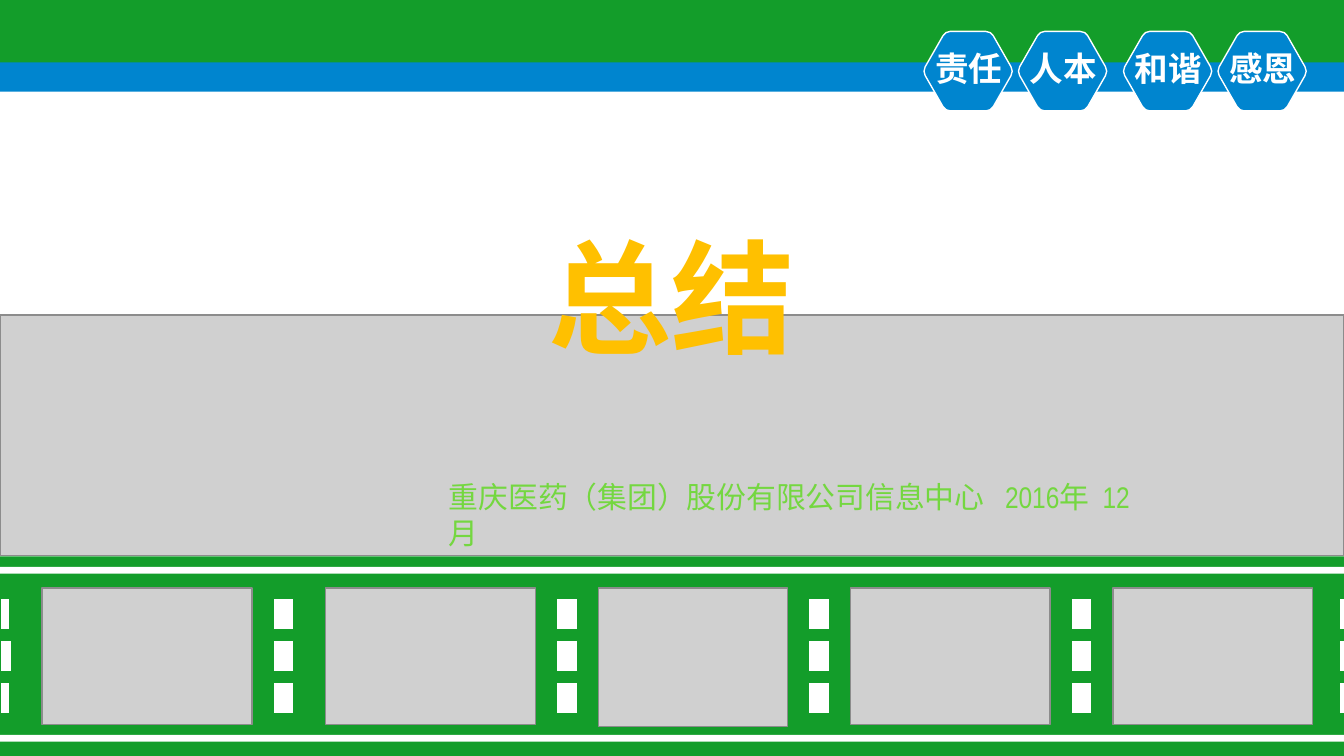
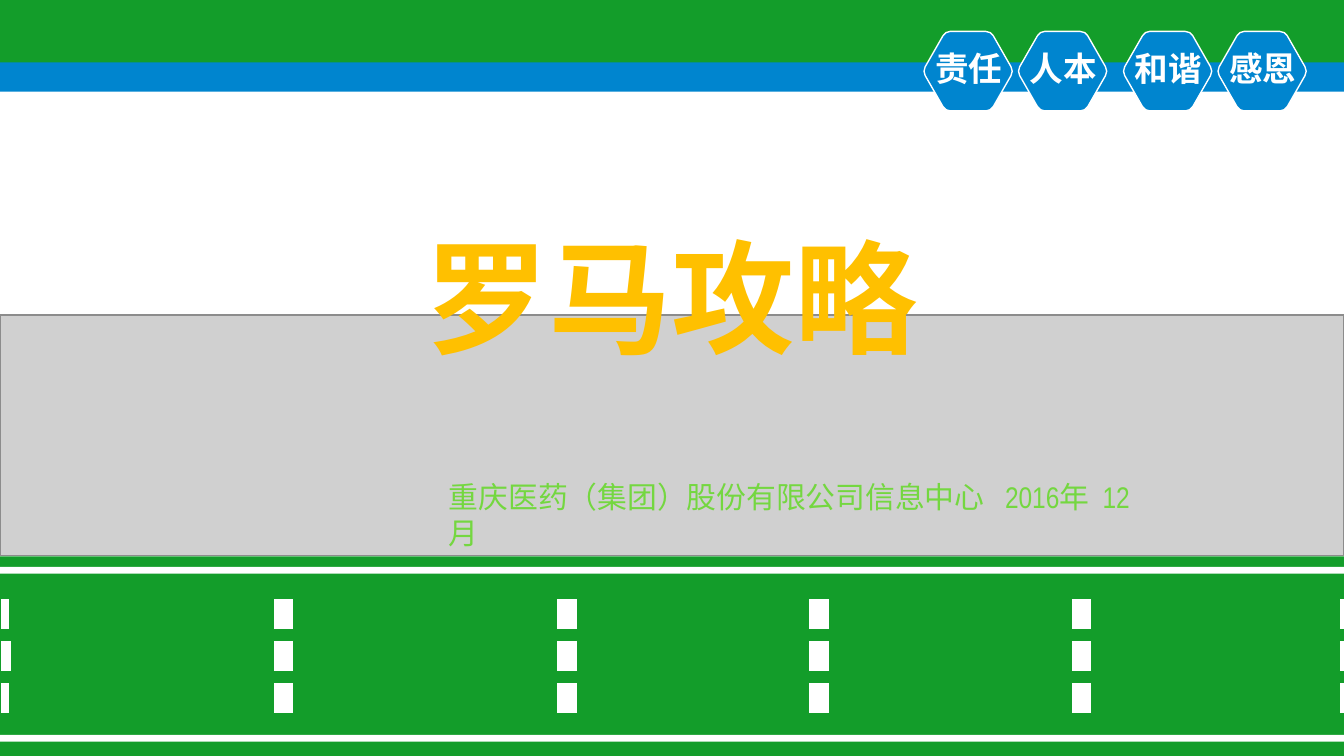
Before and after one commit to halfsilvered/PersonalFiles, a slide deck: slide 1 of PPT系统研发部.pptx. Drawn at 1344x756 pixels with LibreOffice and Linux fonts; fonts in the diff are those of the drawing; grey boxes stand for pictures; background and template pictures are left out. Boxes give left, top, right and bottom in pixels: in the first picture for what was removed or moved away, otherwise in the second. Text is boxed around its words. In the diff, an @@ line names an element or a change of style, - is before the commit and + after.

```diff
--- a/PPT系统研发部.pptx
+++ b/PPT系统研发部.pptx
@@ text at (x1=425, y1=219, x2=918, y2=375): text changed @@
-总结
+罗马攻略
@@ picture removed at (x1=42, y1=589, x2=251, y2=726) @@
@@ picture removed at (x1=325, y1=589, x2=535, y2=726) @@
@@ picture removed at (x1=598, y1=589, x2=788, y2=727) @@
@@ picture removed at (x1=851, y1=589, x2=1050, y2=726) @@
@@ picture removed at (x1=1113, y1=589, x2=1312, y2=726) @@
```
